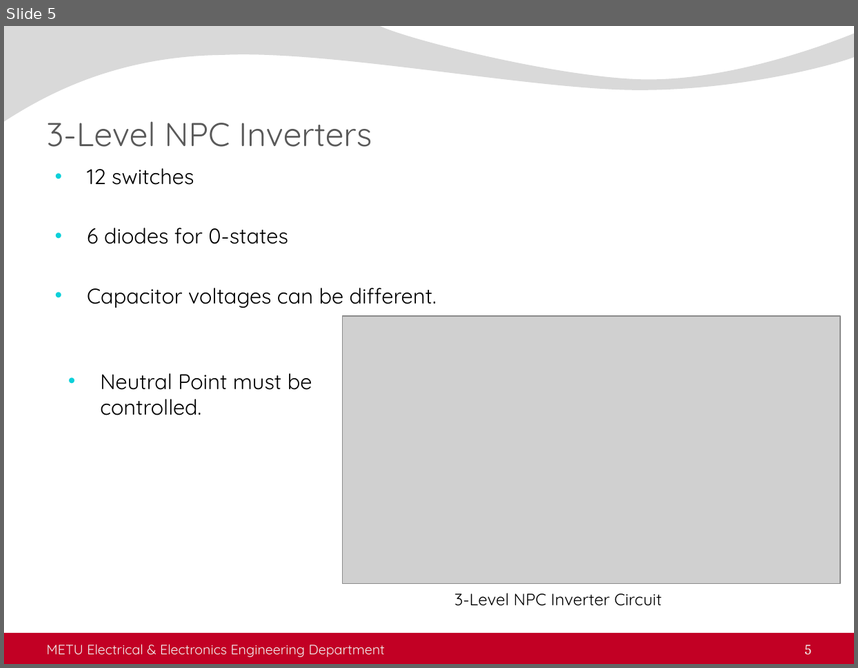
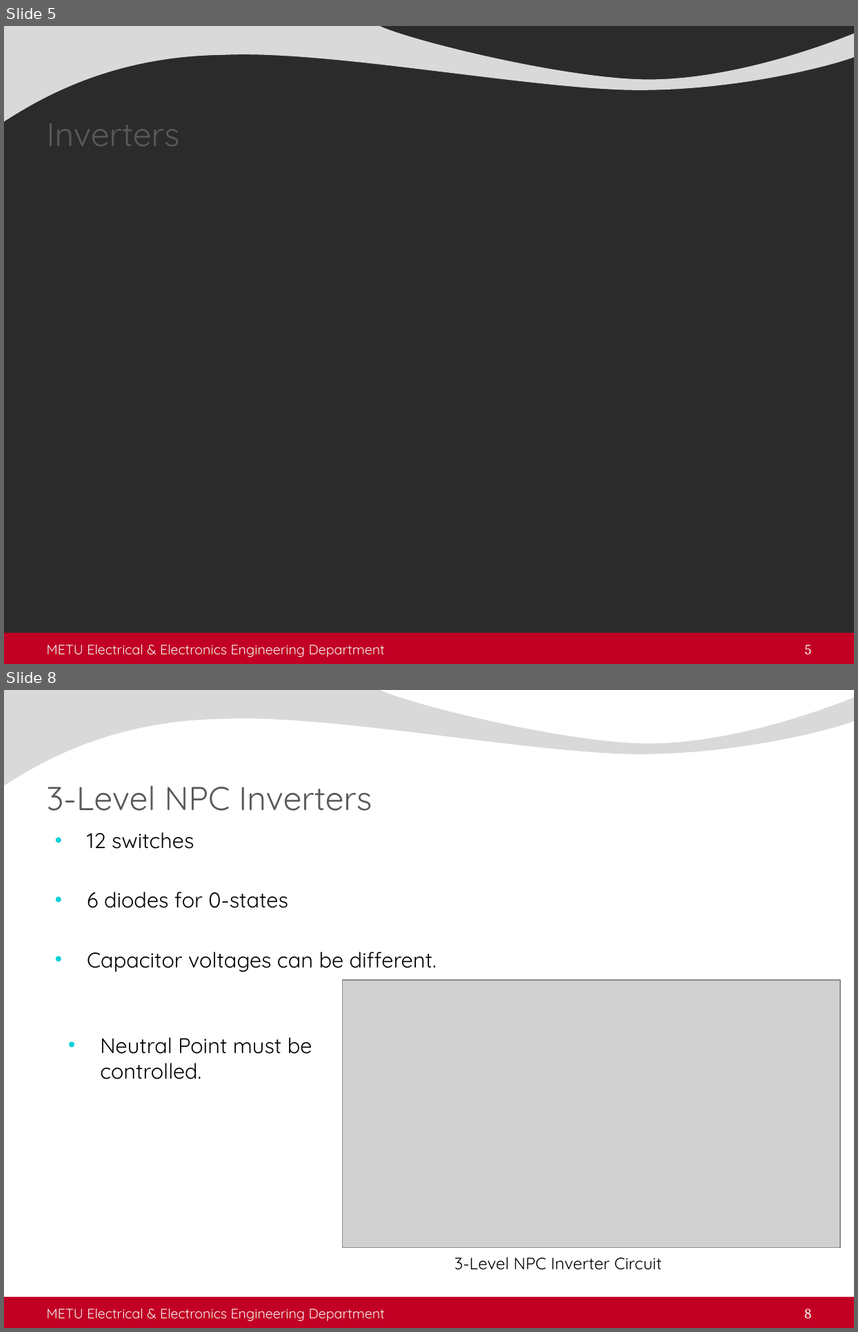
Before and after one commit to ahmetcan-akuz/Thesis, a slide deck: Seminar/metu_eee_seminar_presentation.pptx. Shown one above the other, each under a label of ours: slide 5 before the commit, slides 5 and 8 after it; the slides between them are not shown. The pictures are 858x668 and 858x1332 pixels, drawn with LibreOffice and Linux fonts; fonts in the diff are those of the drawing; grey boxes stand for pictures; background and template pictures are left out; a plain dark background stands for a picture behind light text. Boxes give left, top, right and bottom in pixels: in the first picture for what was removed or moved away, otherwise in the second. Text is boxed around its words. In the diff, an @@ line names an element or a change of style, - is before the commit and + after.

```diff
--- a/Seminar/metu_eee_seminar_presentation.pptx
+++ b/Seminar/metu_eee_seminar_presentation.pptx
@@ slide 5 added at (4,26,854,664), background picture (left out); not listed: 2 template elements that a slide beside it also shows @@
@@ title added at (47,123,180,146), 28 pt, text #595959 @@
+Inverters
@@ text added at (47,644,385,657), 11.5 pt, text #F2F2F2 @@
+METU Electrical & Electronics Engineering Department
@@ page number added at (805,644,812,654), 12 pt, text #F2F2F2 @@
+5
@@ what was slide 5 is now slide 8 @@
@@ page number at (804,1308,811,1318): text changed @@
-5
+8
```
Also in this commit, not shown: 4 slides changed, 1 other slide added, 3 other files.
